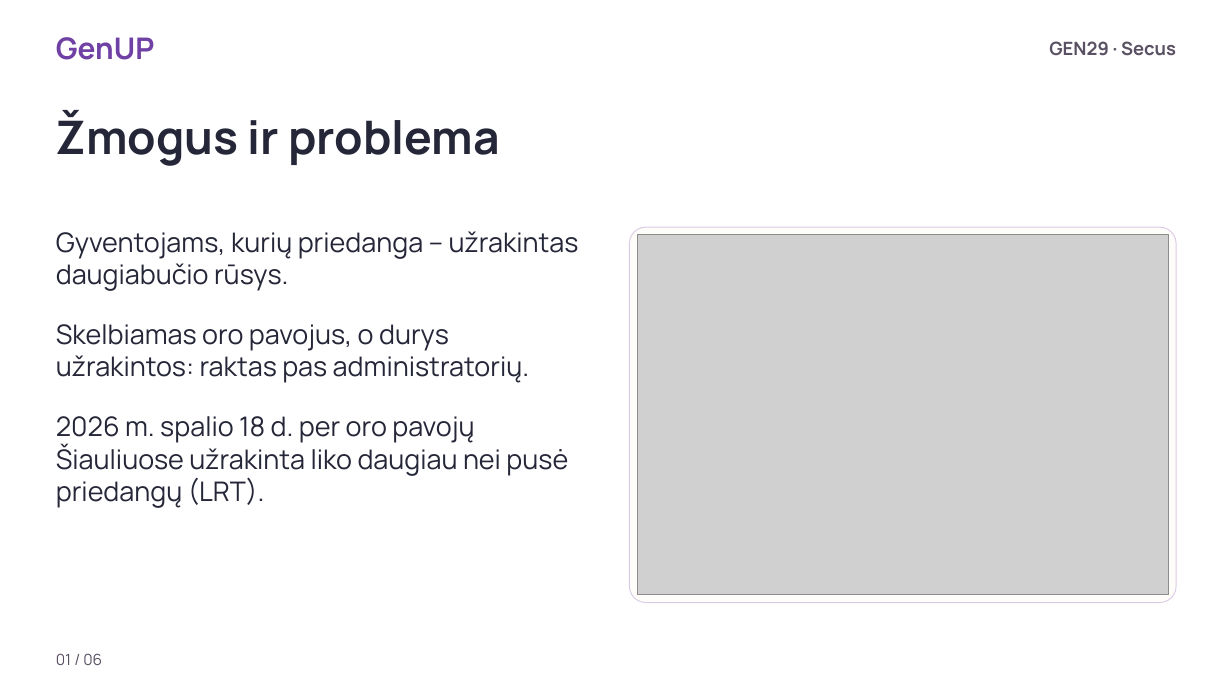
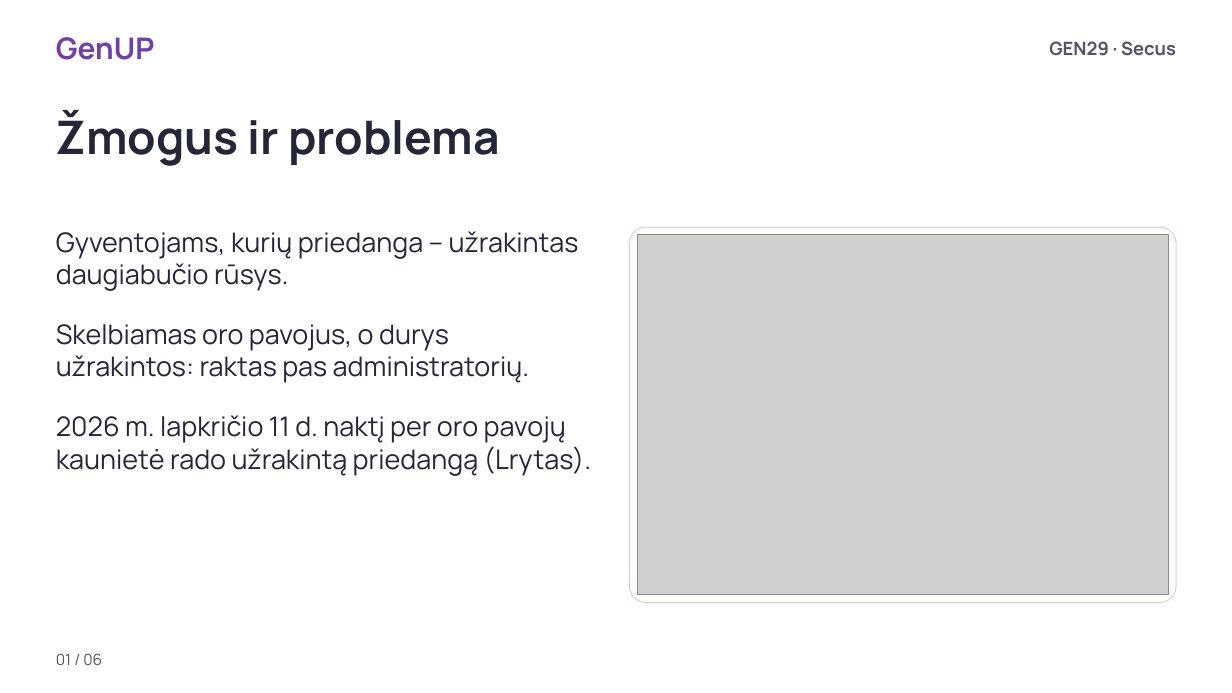
Before and after one commit to Clepperis/secus, a slide deck: slide 1 of pristatymas/GEN29_Secus_pristatymas.pptx. Drawn at 1232x693 pixels with LibreOffice and Linux fonts; fonts in the diff are those of the drawing; grey boxes stand for pictures; background and template pictures are left out. Boxes give left, top, right and bottom in pixels: in the first picture for what was removed or moved away, otherwise in the second. Text is boxed around its words. In the diff, an @@ line names an element or a change of style, - is before the commit and + after.

```diff
--- a/pristatymas/GEN29_Secus_pristatymas.pptx
+++ b/pristatymas/GEN29_Secus_pristatymas.pptx
@@ text at box(56, 415, 592, 476): text changed @@
-2026 m. spalio 18 d. per oro pavojų Šiauliuose užrakinta liko daugiau nei pusė priedangų (LRT).
+2026 m. lapkričio 11 d. naktį per oro pavojų kaunietė rado užrakintą priedangą (Lrytas).
```
Also in this commit, not shown: 4 other slides changed, 19 other files.
